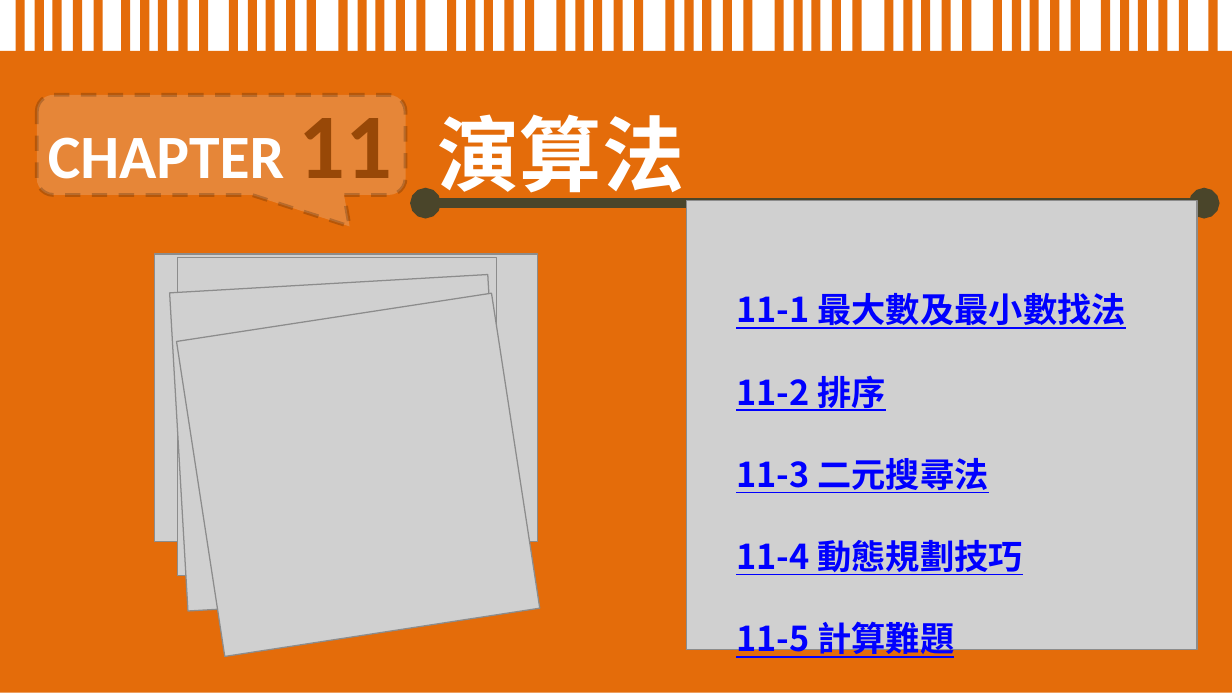
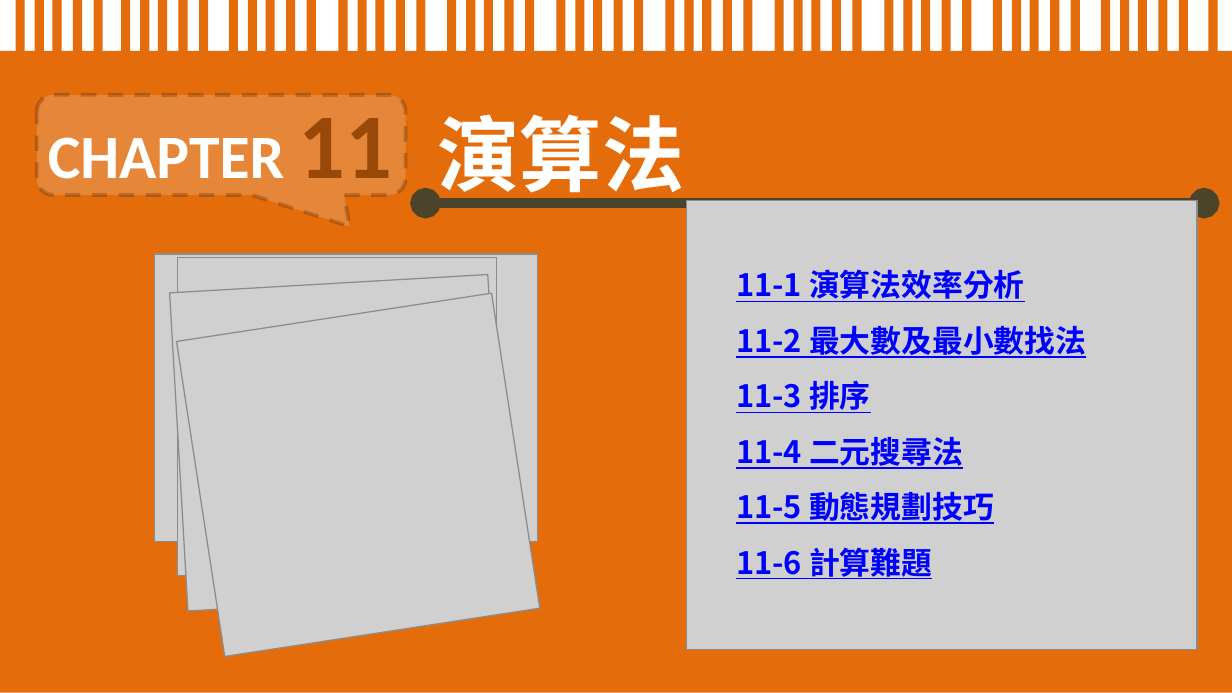
Before and after one commit to jiaweichang/biography, a slide deck: slide 1 of slides/11401/Introduction to Computer/CH11.pptx. Drawn at 1232x693 pixels with LibreOffice and Linux fonts; fonts in the diff are those of the drawing; grey boxes stand for pictures; background and template pictures are left out. Boxes give left, top, right and bottom in pixels: in the first picture for what was removed or moved away, otherwise in the second. Text is boxed around its words. In the diff, an @@ line names an element or a change of style, - is before the commit and + after.

```diff
--- a/slides/11401/Introduction to Computer/CH11.pptx
+++ b/slides/11401/Introduction to Computer/CH11.pptx
@@ text at [736,269,1086,579]: text changed; size 20 to 18 pt @@
-11-1 最大數及最小數找法
-11-2 排序
-11-3 二元搜尋法
-11-4 動態規劃技巧
-11-5 計算難題
+11-1 演算法效率分析
+11-2 最大數及最小數找法
+11-3 排序
+11-4 二元搜尋法
+11-5 動態規劃技巧
+11-6 計算難題
```
Also in this commit, not shown: 53 other slides changed, 5 slides added, 3 slides removed, 10 other files.
